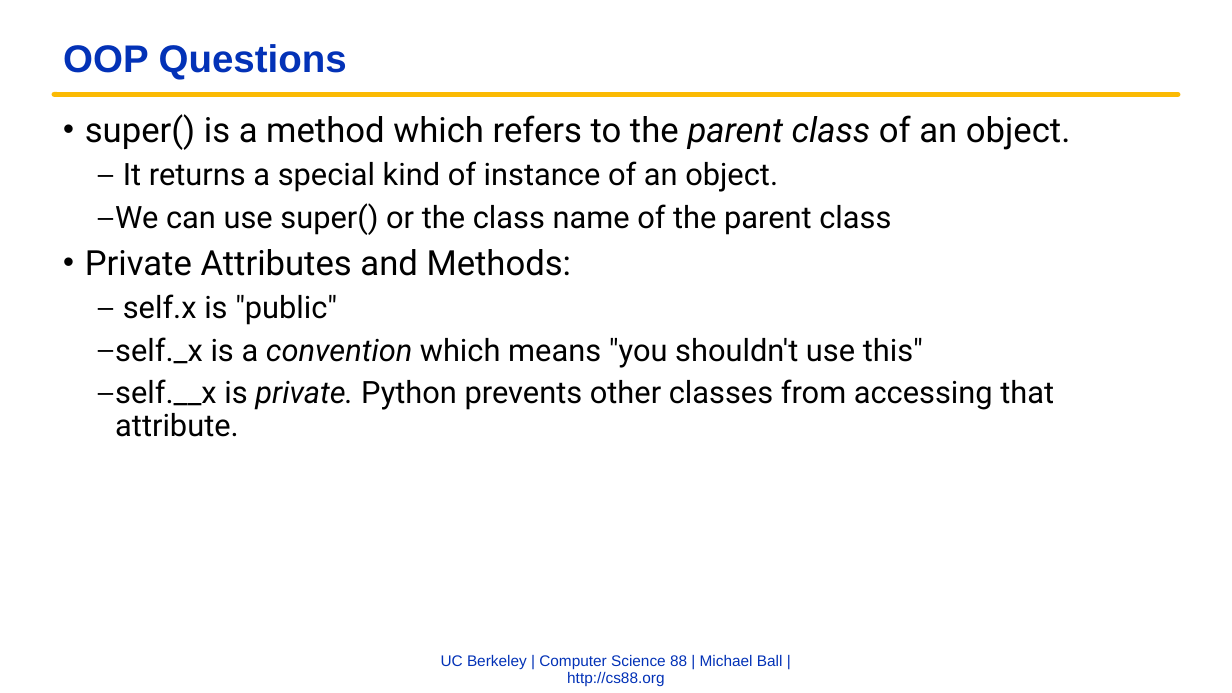
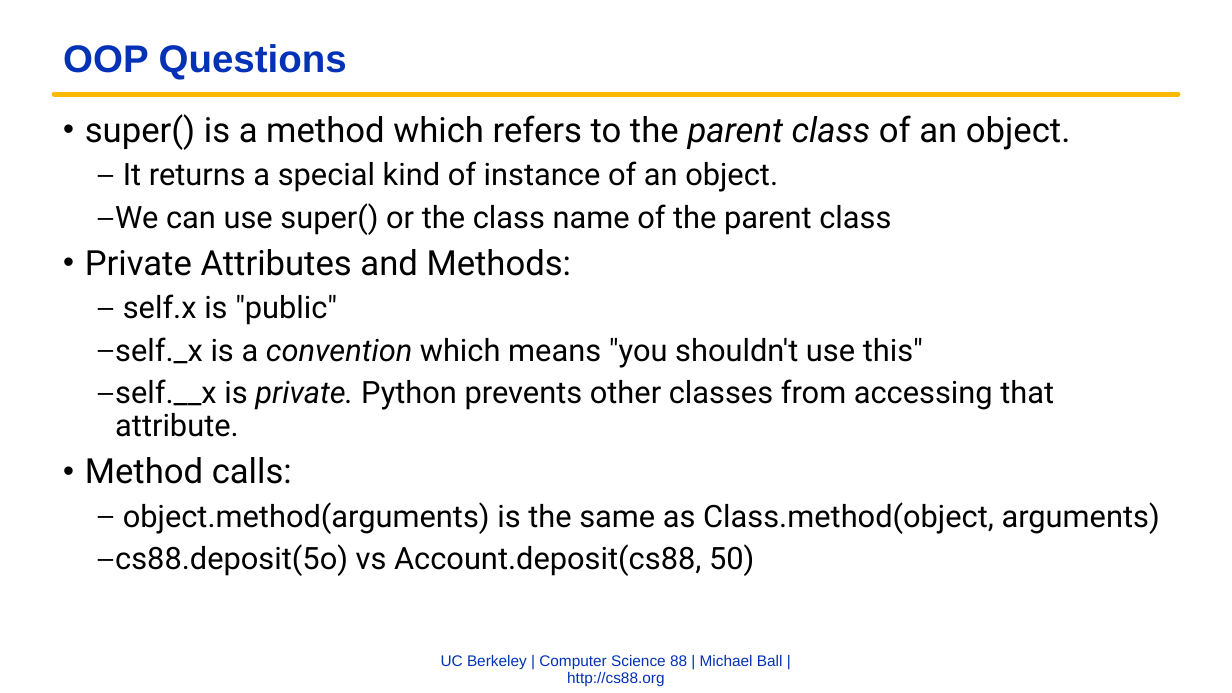
Before and after one commit to cs88-website/fa22, a slide deck: slide 5 of assets/slides/fa22/16-Midterm_Review.pptx. Drawn at 1232x693 pixels with LibreOffice and Linux fonts; fonts in the diff are those of the drawing; background and template pictures are left out. Boxes give left, top, right and bottom in pixels: in the first picture for what was removed or moved away, otherwise in the second. Text is boxed around its words. In the diff, an @@ line names an element or a change of style, - is before the commit and + after.

```diff
--- a/assets/slides/fa22/16-Midterm_Review.pptx
+++ b/assets/slides/fa22/16-Midterm_Review.pptx
@@ text at [85, 457, 1160, 576]: paragraphs added @@
+• Method calls:
+  – object.method(arguments) is the same as Class.method(object, arguments)
+  – cs88.deposit(5o) vs Account.deposit(cs88, 50)
```
Also in this commit, not shown: 4 slides added, 1 other file.
